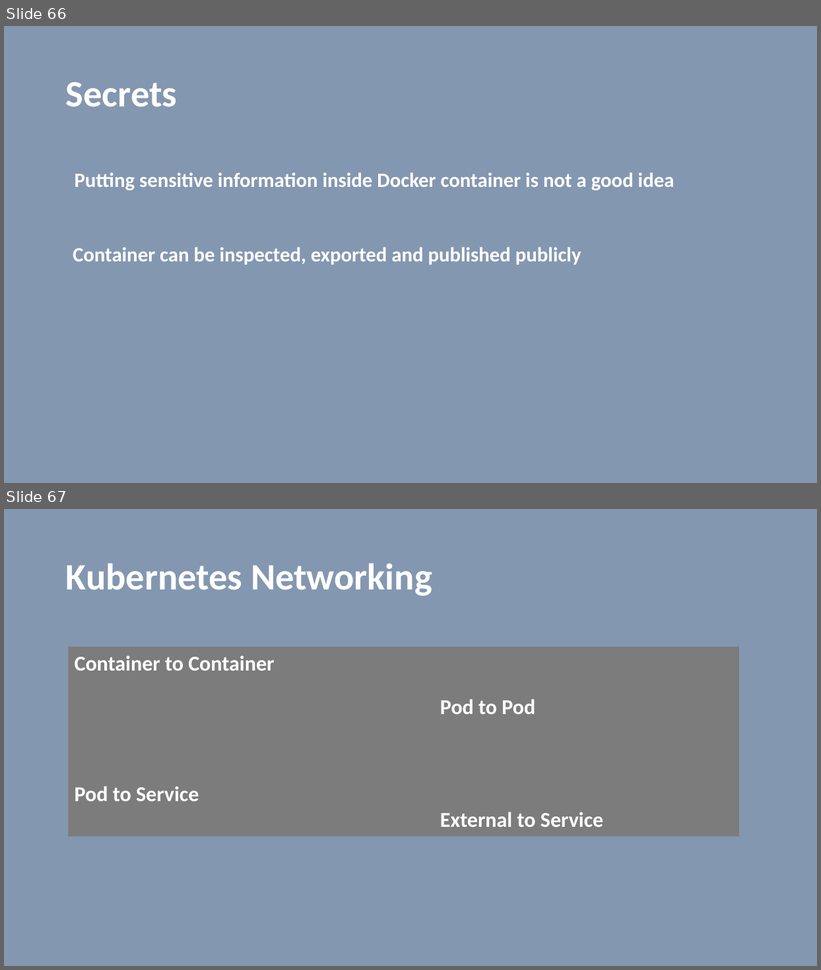
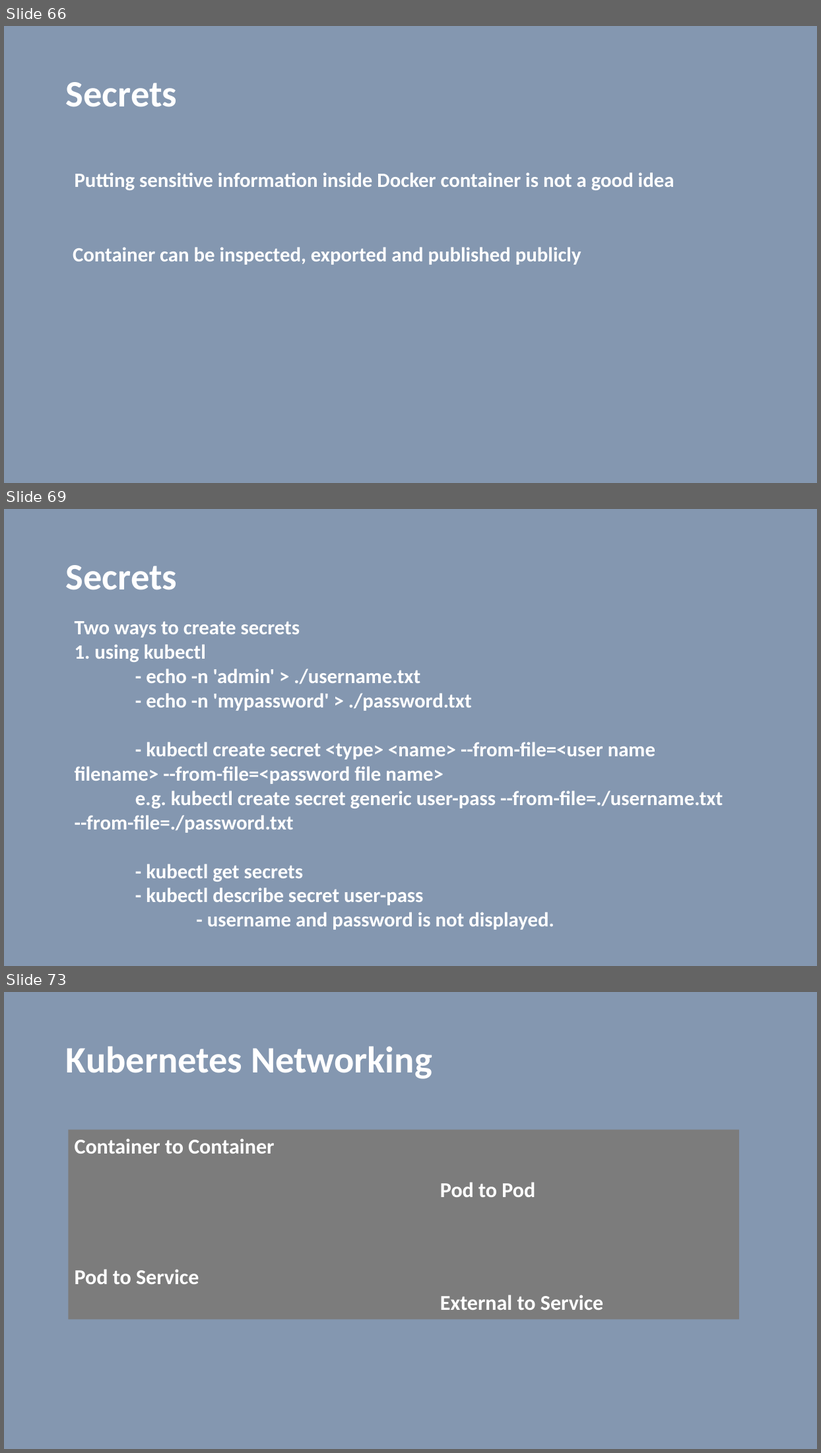
Before and after one commit to vilasvarghese/docker-k8s, a slide deck: notes/day4/Day4Presentation.pptx. Shown one above the other, each under a label of ours: slides 66 and 67 before the commit, slides 66, 69 and 73 after it; the slides between them are not shown. The pictures are 821x970 and 821x1453 pixels, drawn with LibreOffice and Linux fonts; fonts in the diff are those of the drawing. Boxes give left, top, right and bottom in pixels: in the first picture for what was removed or moved away, otherwise in the second. Text is boxed around its words. In the diff, an @@ line names an element or a change of style, - is before the commit and + after.

```diff
--- a/notes/day4/Day4Presentation.pptx
+++ b/notes/day4/Day4Presentation.pptx
@@ slide 69 added at [4, 509, 817, 966], background #8497B0 @@
@@ title added at [66, 565, 177, 590], 44 pt, text #FFFFFF, bold @@
+Secrets
@@ text added at [75, 621, 723, 930], 24 pt, text #FFFFFF, bold @@
+Two ways to create secrets
+1. using kubectl
+- echo -n 'admin' > ./username.txt
+- echo -n 'mypassword' > ./password.txt
+- kubectl create secret <type> <name> --from-file=<user name filename> --from-file=<password file name>
+e.g. kubectl create secret generic user-pass --from-file=./username.txt --from-file=./password.txt
+- kubectl get secrets
+- kubectl describe secret user-pass
+- username and password is not displayed.
@@ what was slide 67 is now slide 73 @@
```
Also in this commit, not shown: 1 slide changed, 5 other slides added, 35 other files.
